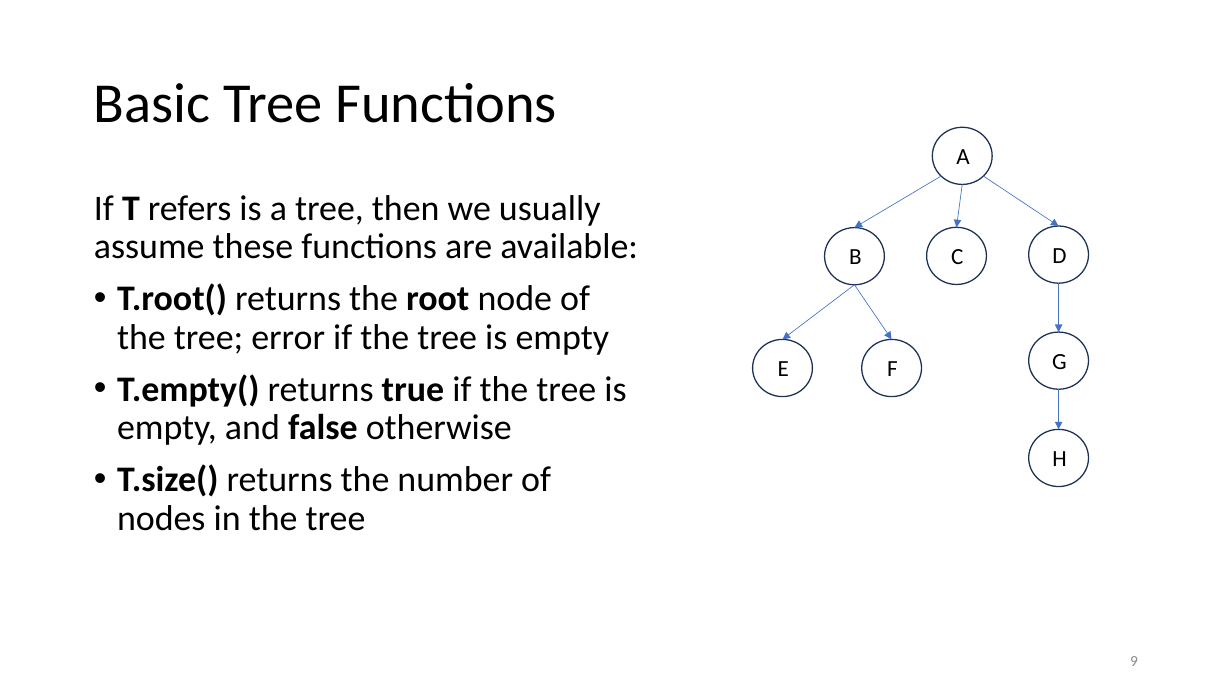
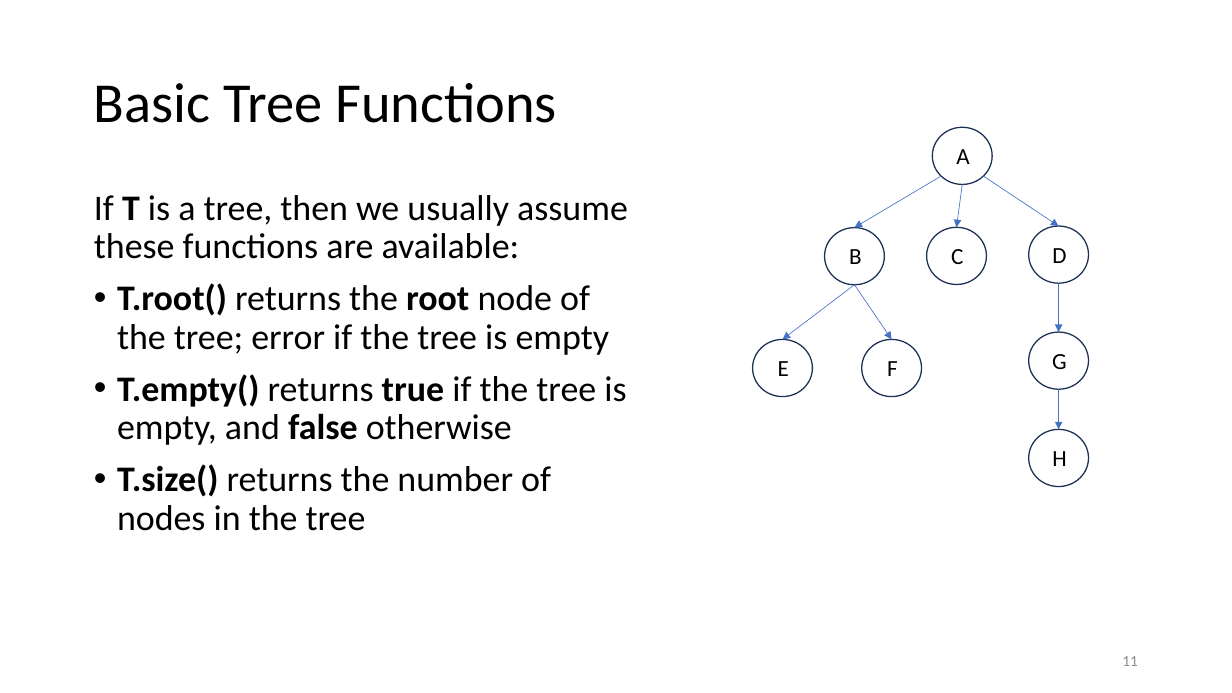
Before and after one commit to tjd1234/cmpt225summer2023, a slide deck: slide 11 of lecture_notes/week6/week6_trees.pptx (slide 9 before the commit). Drawn at 1232x693 pixels with LibreOffice and Linux fonts; fonts in the diff are those of the drawing. Boxes give left, top, right and bottom in pixels: in the first picture for what was removed or moved away, otherwise in the second. Text is boxed around its words. In the diff, an @@ line names an element or a change of style, - is before the commit and + after.

```diff
--- a/lecture_notes/week6/week6_trees.pptx
+++ b/lecture_notes/week6/week6_trees.pptx
@@ text at [94,195,628,259]: text changed @@
-If T refers is a tree, then we usually assume these functions are available:
+If T is a tree, then we usually assume these functions are available:
@@ page number at [1122,656,1138,666]: text changed @@
-9
+11
```
Also in this commit, not shown: 10 other slides changed, 2 slides added, 1 other file.
